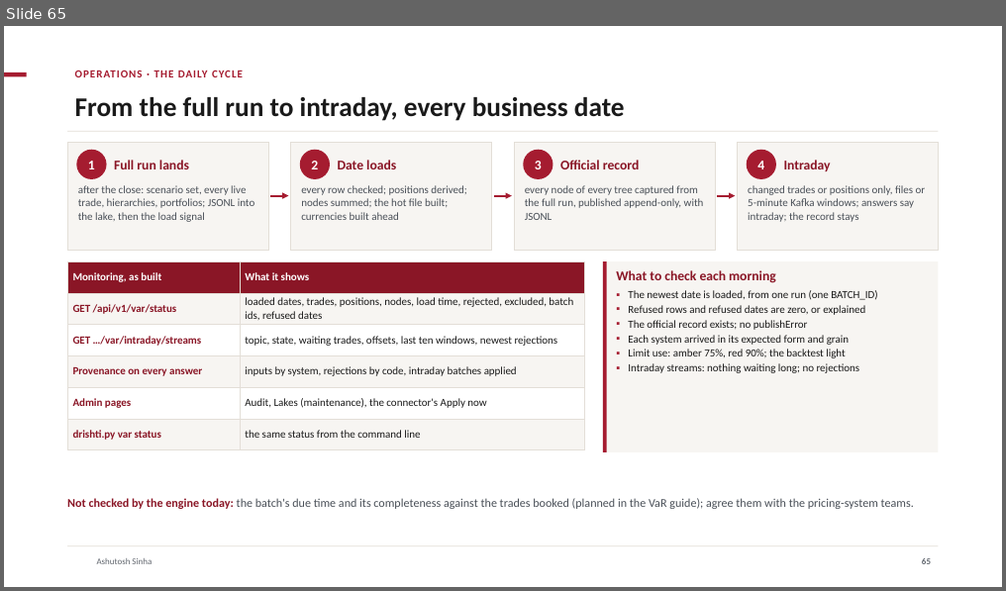
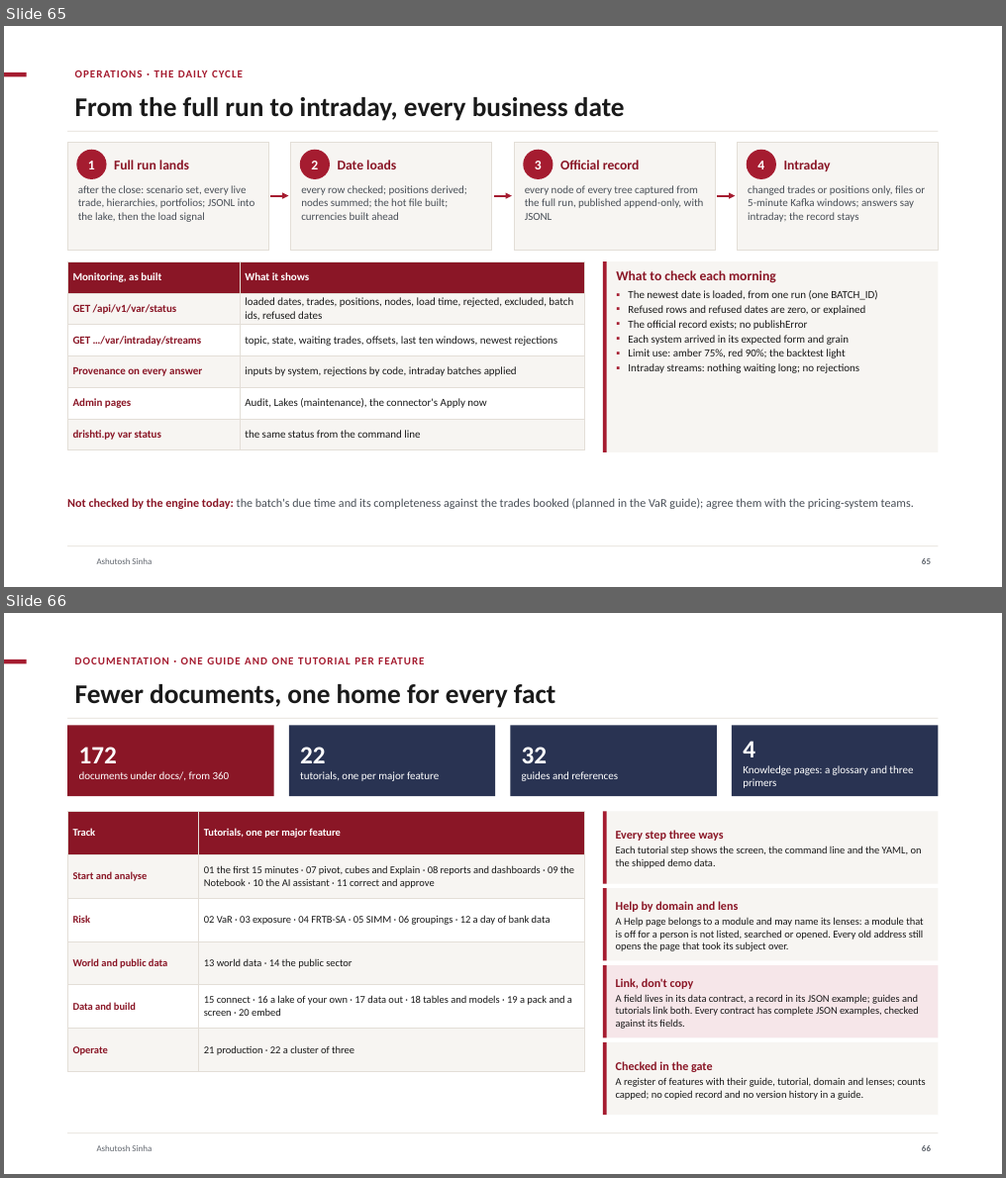
Before and after one commit to ajsinha/drishti, a slide deck: docs/publications/Drishti-VaR-Engine.pptx. Shown one above the other, each under a label of ours: slide 65 before the commit, slides 65 and 66 after it. The pictures are 1006x591 and 1006x1178 pixels, drawn with LibreOffice and Linux fonts; fonts in the diff are those of the drawing; background and template pictures are left out. Boxes give left, top, right and bottom in pixels: in the first picture for what was removed or moved away, otherwise in the second. Text is boxed around its words. In the diff, an @@ line names an element or a change of style, - is before the commit and + after.

```diff
--- a/docs/publications/Drishti-VaR-Engine.pptx
+++ b/docs/publications/Drishti-VaR-Engine.pptx
@@ slide 66 added at (4, 613, 1002, 1174), background #FFFFFF; not listed: 3 template elements that a slide beside it also shows @@
@@ text added at (75, 657, 424, 664), 10.5 pt, text #A51C30, bold @@
+DOCUMENTATION · ONE GUIDE AND ONE TUTORIAL PER FEATURE
@@ title added at (75, 684, 556, 708), 26 pt, text #1A1A1A, bold @@
+Fewer documents, one home for every fact
@@ rectangle added at (67, 718, 939, 719), fill #E3DED7 @@
@@ rectangle added at (67, 725, 274, 796), fill #8A1626 @@
@@ rectangle added at (289, 725, 496, 796), fill #293352 @@
@@ rectangle added at (510, 725, 717, 796), fill #293352 @@
@@ rectangle added at (732, 725, 939, 796), fill #293352 @@
@@ text added at (79, 747, 230, 780), 10.5 pt, text #FFFFFF @@
+172
+documents under docs/, from 360
@@ text added at (300, 747, 439, 781), 10.5 pt, text #FFFFFF @@
+22
+tutorials, one per major feature
@@ text added at (522, 747, 618, 781), 10.5 pt, text #FFFFFF @@
+32
+guides and references
@@ text added at (743, 741, 913, 788), 10.5 pt, text #FFFFFF @@
+4
+Knowledge pages: a glossary and three primers
@@ table added at (67, 811, 584, 1072), 6 rows, 2 columns @@
+Track | Tutorials, one per major feature
+Start and analyse | 01 the first 15 minutes · 07 pivot, cubes and Explain · 08 reports and dashboards · 09 the Notebook · 10 the AI assistant · 11 correct and approve
+Risk | 02 VaR · 03 exposure · 04 FRTB-SA · 05 SIMM · 06 groupings · 12 a day of bank data
+World and public data | 13 world data · 14 the public sector
+Data and build | 15 connect · 16 a lake of your own · 17 data out · 18 tables and models · 19 a pack and a screen · 20 embed
+Operate | 21 production · 22 a cluster of three
@@ rectangle added at (603, 811, 939, 884), fill #F7F5F2 @@
@@ rectangle added at (603, 811, 607, 884), fill #A51C30 @@
@@ text added at (616, 830, 922, 868), 10 pt, text #1A1A1A @@
+Every step three ways
+Each tutorial step shows the screen, the command line and the YAML, on the shipped demo data.
@@ rectangle added at (603, 888, 939, 961), fill #F7F5F2 @@
@@ rectangle added at (603, 888, 607, 961), fill #A51C30 @@
@@ text added at (616, 901, 924, 952), 10 pt, text #1A1A1A @@
+Help by domain and lens
+A Help page belongs to a module and may name its lenses: a module that is off for a person is not listed, searched or opened. Every old address still opens the page that took its subject over.
@@ rectangle added at (603, 965, 939, 1039), fill #F6E6E9 @@
@@ rectangle added at (603, 965, 607, 1039), fill #A51C30 @@
@@ text added at (616, 978, 919, 1029), 10 pt, text #1A1A1A @@
+Link, don't copy
+A field lives in its data contract, a record in its JSON example; guides and tutorials link both. Every contract has complete JSON examples, checked against its fields.
@@ rectangle added at (603, 1043, 939, 1115), fill #F7F5F2 @@
@@ rectangle added at (603, 1043, 607, 1115), fill #A51C30 @@
@@ text added at (616, 1061, 925, 1100), 10 pt, text #1A1A1A @@
+Checked in the gate
+A register of features with their guide, tutorial, domain and lenses; counts capped; no copied record and no version history in a guide.
@@ page number added at (922, 1146, 931, 1152), 8.5 pt, text #61666E, bold @@
+66
```
Also in this commit, not shown: 6 slides changed, 3 other files.
